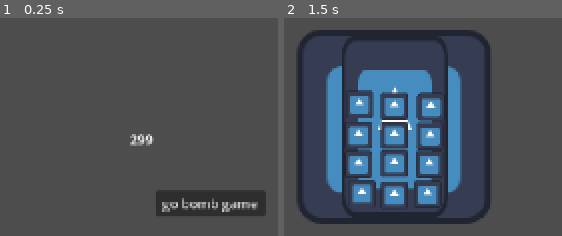
Above: before the commit, frames 1-2 (left to right).
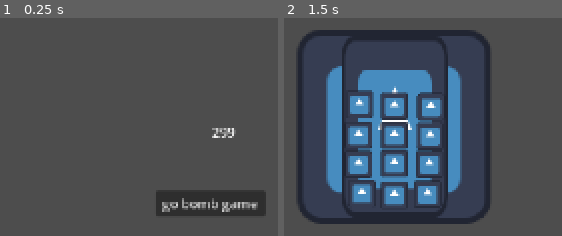
Above: after the commit, the same moments.

Repository: TheMillsheistyoftheEast/T-Minus
Game: Godot game, scene res://scenes/main.tscn
Two runs of this game, one before a commit and one after it. Both use one fixed random seed, a clock stepped at 60 frames per second and the inputs below. This scene is started directly instead of the project's main scene. The engine's default icon, where the game draws it, is replaced by a stand-in: a white triangle on a blue panel in a dark square.
Inputs (mouse positions are in pixels of both pictures, inside the frame that each line leads up to):
- Up to frame 1 (0.25 s): no input
- Up to frame 2 (1.5 s): click "go bomb game" at 0.5 s; click (428, 194) at 1.25 s

The runs differ from the first frame. In frame 1, 0.6% of the frame differs, in the area x 46-85%, y 50-59%; in frame 2, nothing differs.

Commit message:
started working on the main timer that will display across multiple scenes

Diff:
--- a/scenes/main.tscn
+++ b/scenes/main.tscn
@@ -1,20 +1,10 @@
-[gd_scene load_steps=2 format=3 uid="uid://wryv2cnqwxbb"]
+[gd_scene load_steps=3 format=3 uid="uid://wryv2cnqwxbb"]
 
 [ext_resource type="Script" uid="uid://dq7hkeo5hb3qf" path="res://scripts/main.gd" id="1_o5qli"]
+[ext_resource type="PackedScene" uid="uid://b0sw0joldlaqm" path="res://scenes/timer.tscn" id="2_0wfyh"]
 
 [node name="Main" type="Node"]
 script = ExtResource("1_o5qli")
-
-[node name="Label" type="Label" parent="."]
-offset_left = 221.0
-offset_top = 149.0
-offset_right = 261.0
-offset_bottom = 172.0
-text = "THIS IS THE MAIN SCENE"
-
-[node name="Timer" type="Timer" parent="."]
-wait_time = 300.0
-autostart = true
 
 [node name="Control" type="Control" parent="."]
 layout_mode = 3
@@ -30,4 +20,13 @@
 offset_bottom = 253.0
 text = "go bomb game"
 
+[node name="Timer" parent="." instance=ExtResource("2_0wfyh")]
+
+[node name="time label" type="Label" parent="."]
+offset_left = 320.0
+offset_top = 140.0
+offset_right = 360.0
+offset_bottom = 163.0
+text = "MAIN SCENE"
+
 [connection signal="pressed" from="Control/bomb scene" to="." method="_on_bomb_scene_pressed"]
--- /dev/null
+++ b/scenes/timer.tscn
@@ -0,0 +1,4 @@
+[gd_scene format=3 uid="uid://b0sw0joldlaqm"]
+
+[node name="Timer" type="Timer"]
+wait_time = 300.0
--- a/scripts/main.gd
+++ b/scripts/main.gd
@@ -1,12 +1,16 @@
 extends Node
+
+
 @onready var timer: Timer = $Timer
-@onready var timeLabel: Label = $Label
 @onready var bomb_scene_btn: Button = $"Control/bomb scene"
+@onready var timeLabel: Label = $"time label"
+
+
 
 
 # Called when the node enters the scene tree for the first time.
 func _ready() -> void:
-	pass # Replace with function body.
+	timer.start()
 
 func startBomb() -> void:
 	timer.timeout.connect(gameOver)
@@ -15,7 +19,7 @@
 	pass
 
 # Called every frame. 'delta' is the elapsed time since the previous frame.
-func _process(delta: float) -> void:
+func _process(_delta: float) -> void:
 	timeLabel.text = str(int(timer.time_left))
 
 
Not shown: 1 places in scenes/intro.tscn that only renumber resources
